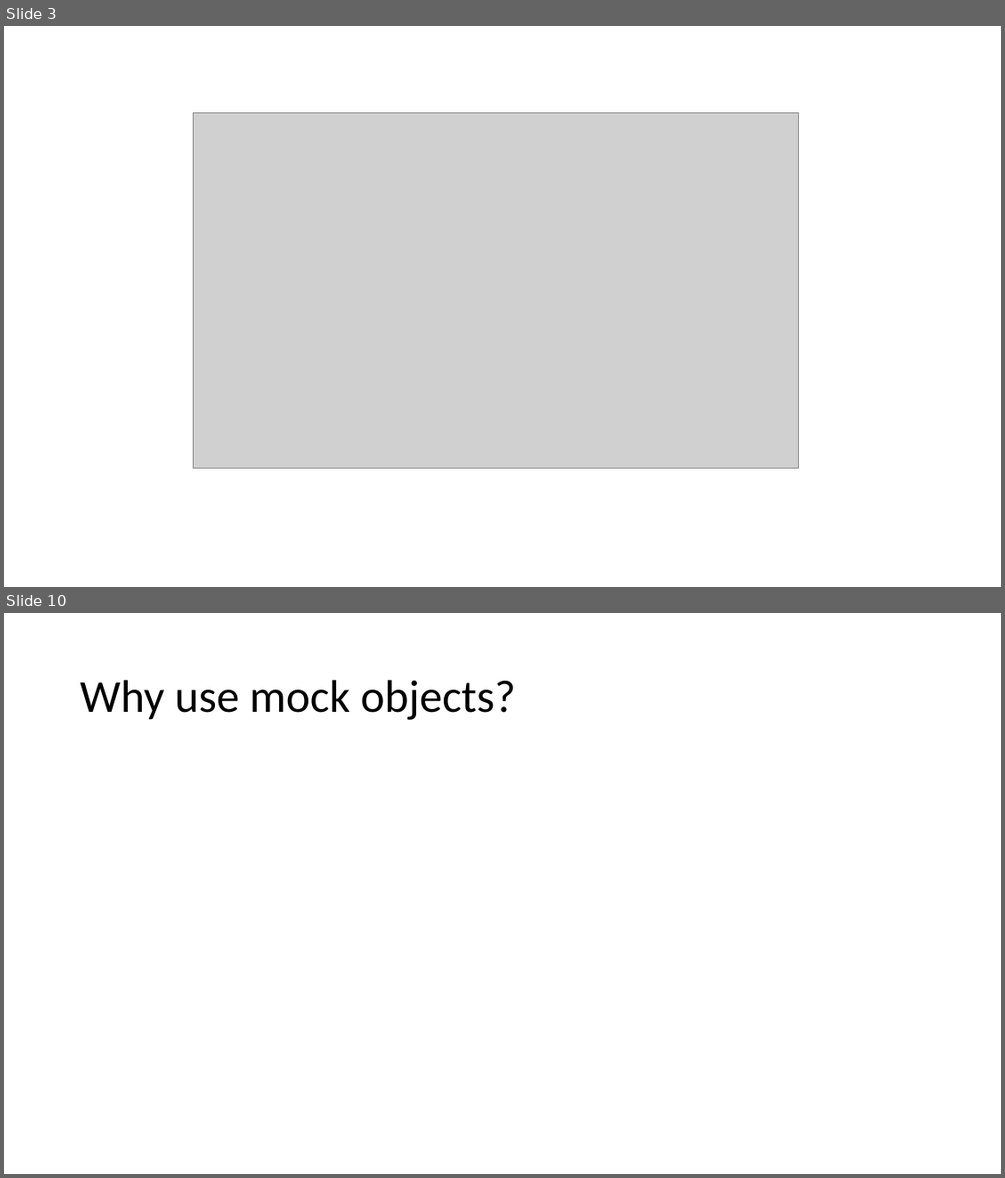
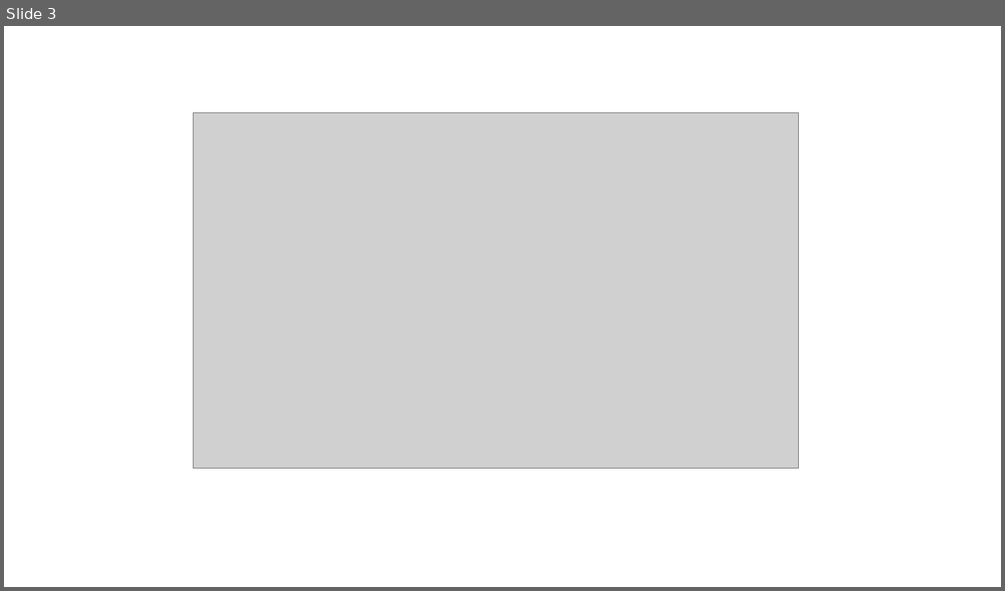
Before and after one commit to docljn/phpunit-or-prophecy-for-mocks, a slide deck: Creating Unit Test Mocks - PHPUnit or Prophecy.odp. Shown one above the other, each under a label of ours: slides 3 and 10 before the commit, slide 3 after it; the slides between them are not shown. The pictures are 1005x1178 and 1005x591 pixels, drawn with LibreOffice and Linux fonts; fonts in the diff are those of the drawing; grey boxes stand for pictures. Boxes give left, top, right and bottom in pixels: in the first picture for what was removed or moved away, otherwise in the second. Text is boxed around its words. In the diff, an @@ line names an element or a change of style, - is before the commit and + after.

```diff
--- a/Creating Unit Test Mocks - PHPUnit or Prophecy.odp
+++ b/Creating Unit Test Mocks - PHPUnit or Prophecy.odp
@@ slide 10 removed at [4,613,1001,1174], background #FFFFFF @@
@@ title removed at [80,680,516,720] @@
-Why use mock objects?
```
Also in this commit, not shown: 50 slides changed, 2 other slides removed.
